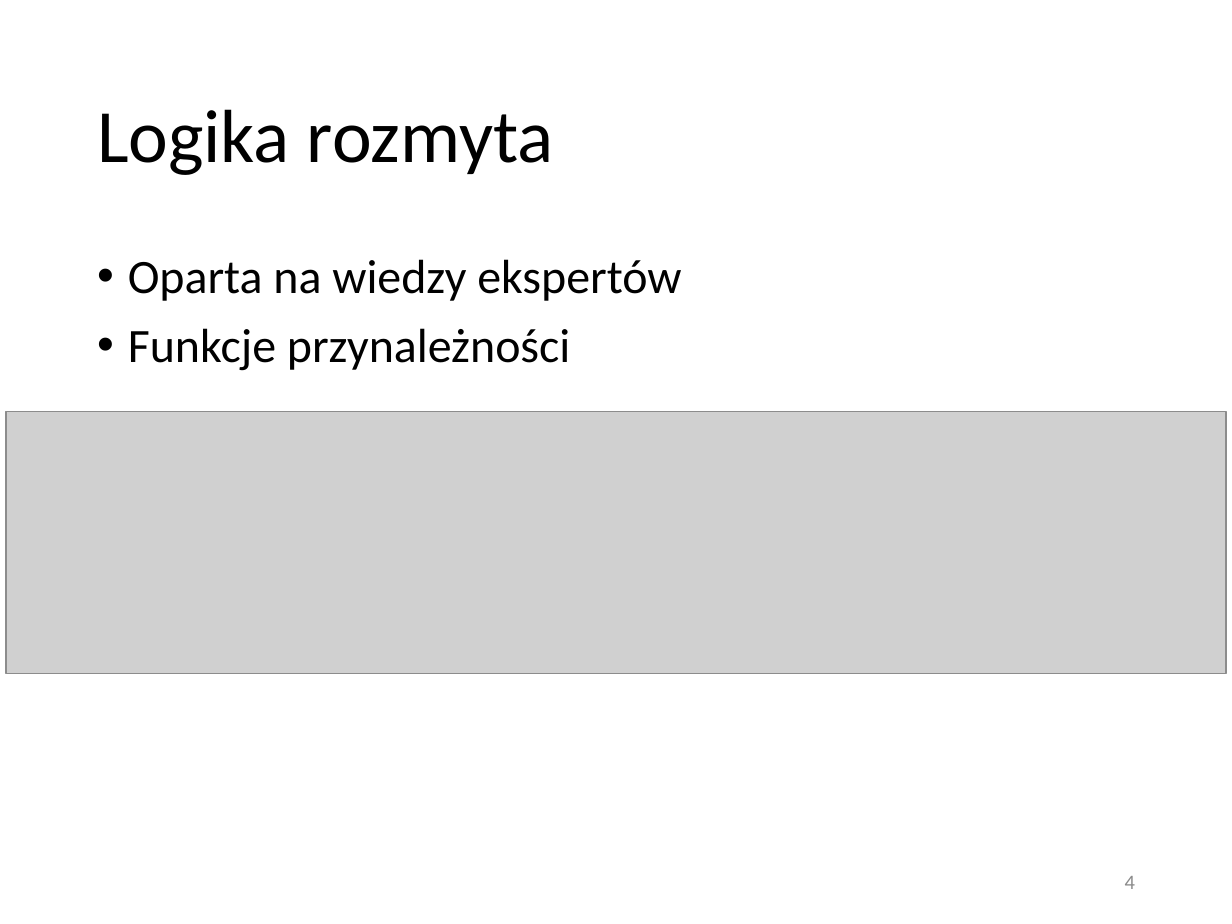
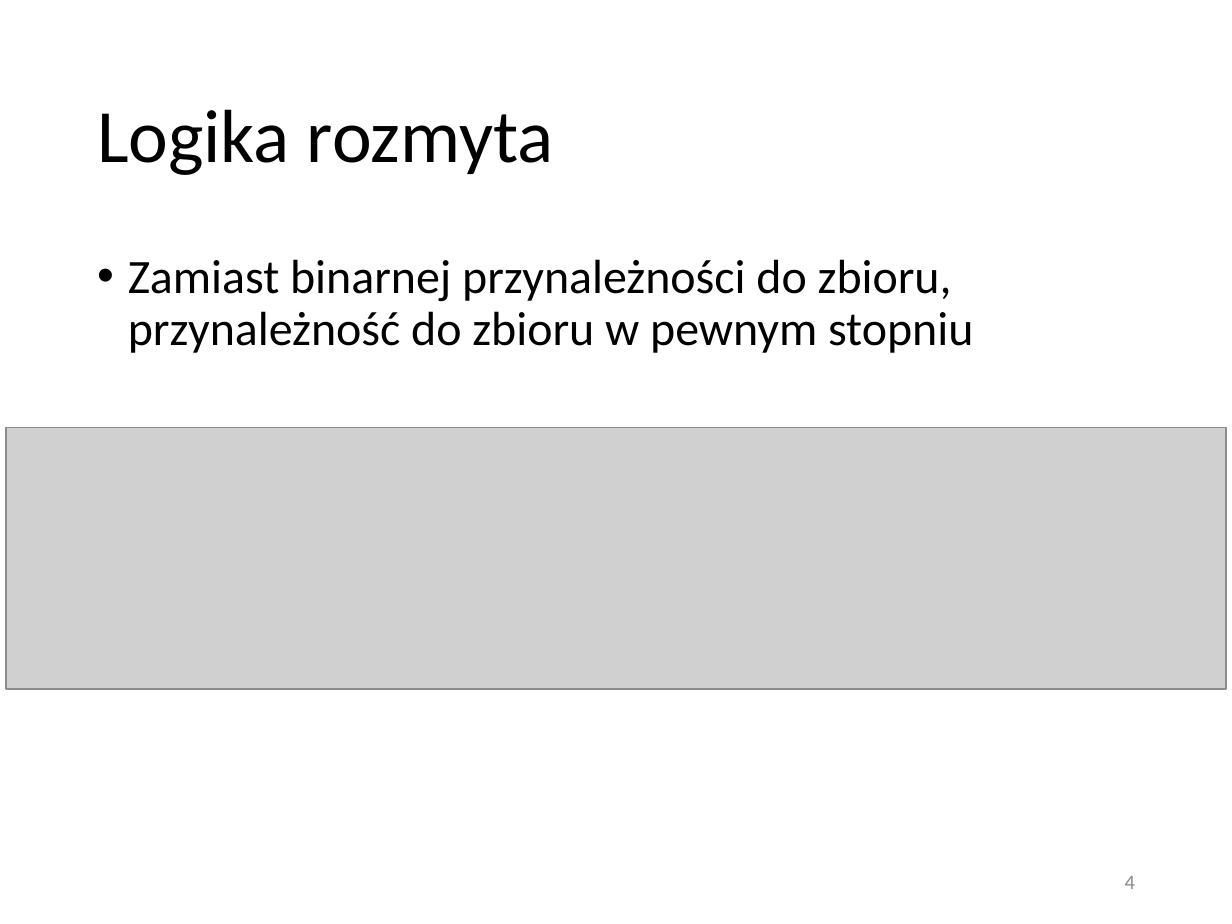
Before and after one commit to macklo/masters-thesis, a slide deck: slide 4 of presentations/SDM2.pptx. Drawn at 1232x924 pixels with LibreOffice and Linux fonts; fonts in the diff are those of the drawing; grey boxes stand for pictures. Boxes give left, top, right and bottom in pixels: in the first picture for what was removed or moved away, otherwise in the second. Text is boxed around its words. In the diff, an @@ line names an element or a change of style, - is before the commit and + after.

```diff
--- a/presentations/SDM2.pptx
+++ b/presentations/SDM2.pptx
@@ text at <box>128,259,973,353</box>: text changed @@
-• Oparta na wiedzy ekspertów
-• Funkcje przynależności
+• Zamiast binarnej przynależności do zbioru, przynależność do zbioru w pewnym stopniu
@@ picture: place and size @@
-picture at <box>6,411,1226,673</box>
+picture at <box>6,428,1226,689</box>
```
Also in this commit, not shown: 12 other files.
